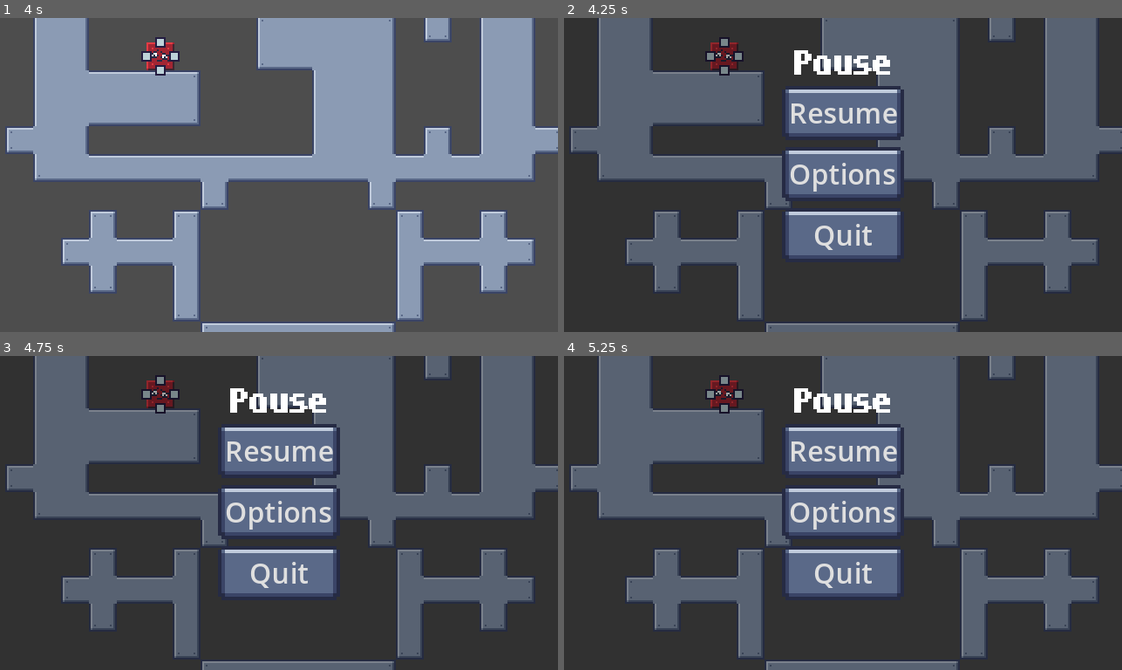
Above: before the commit, frames 1-4 (two rows, left to right).
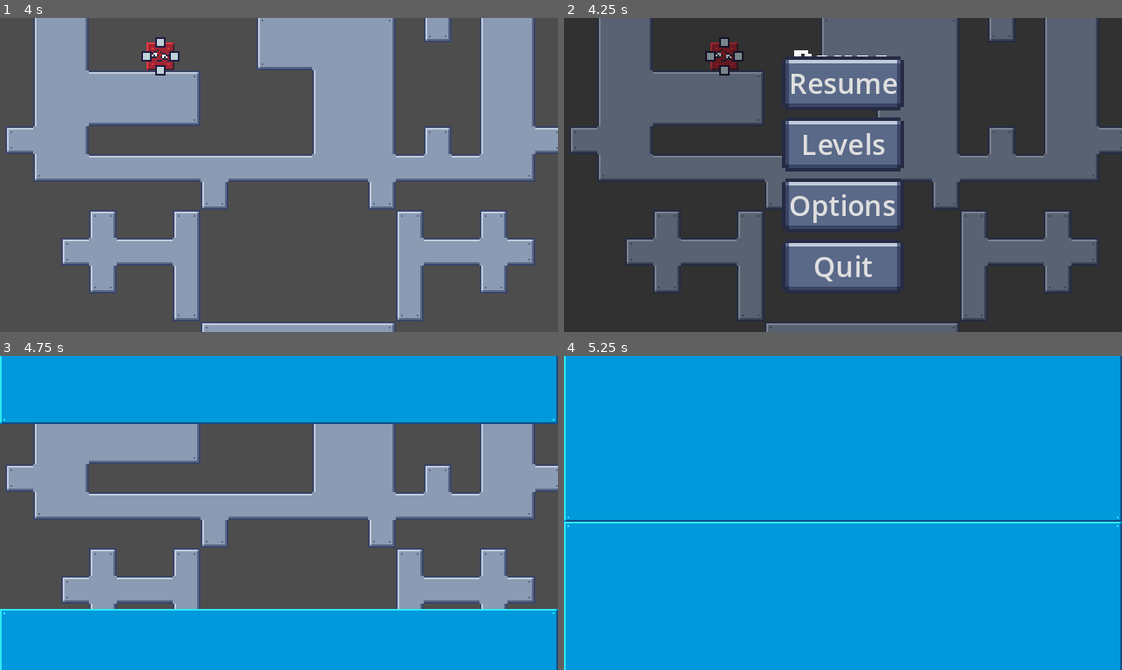
Above: after the commit, the same moments.

Repository: ARKANYOTA/globs
Game: Godot game, scene res://scenes/main.tscn
Same seed, same stepped clock (60 frames per second), same inputs: the game is played once before the commit and once after it.
Inputs (mouse positions are in pixels of both pictures, inside the frame that each line leads up to):
- Up to frame 1 (4 s): tap Enter (ui_accept) at 0.5, 0.77, 1.25, 1.52, 3.02, 3.77 s; move the mouse to (401, 159) at 0.52 s; press the mouse at (401, 159) at 0.53 s; hold Right (ui_right) 0.53-2.03 s; move the mouse to (167, 190) at 1.27 s; release the mouse at (167, 190) at 1.28 s; tap V (removeme2_nolan_usge_to_change_scene) at 1.35, 2.85 s; move the mouse to (334, 105) at 2.02 s; press the mouse at (334, 105) at 2.03 s; hold Left (ui_left) 2.03-2.78 s; move the mouse to (161, 55) at 2.77 s; release the mouse at (161, 55) at 2.78 s; hold Right (ui_right) from 2.78 s (still down); press the mouse at (161, 55) at 3.53 s
- Up to frame 2 (4.25 s): keep holding Right (ui_right); tap Escape (pause) at 4.15 s
- Up to frame 3 (4.75 s): release Right (ui_right) at 4.25 s; release the mouse at (161, 393) at 4.25 s; click (279, 481) at 4.25 s, where only the run after the commit has a clickable "Levels"
- Up to frame 4 (5.25 s): move the mouse to (675, 465) at 5.02 s; hold Left (ui_left) from 5.03 s (still down); tap V (removeme2_nolan_usge_to_change_scene) at 5.1 s

Frame 1 is identical in both runs. In frame 2, 11% of the frame differs, in the area x 39-61%, y 12-87%; in frame 3, 100%; in frame 4, 100%, in the area x 0-100%, y 0-100%.
Error in both runs: Assertion failed: Levvel out of bounds (res://scripts/autoload/level_data.gd:13)

Commit message:
levels menu

Diff:
--- a/scenes/pause_menu.tscn
+++ b/scenes/pause_menu.tscn
@@ -82,6 +82,22 @@
 theme_override_styles/normal = ExtResource("3_7plsw")
 text = "Resume"
 
+[node name="Levels" type="Button" parent="MarginContainer/VBoxContainer"]
+layout_mode = 2
+size_flags_vertical = 4
+theme_override_styles/focus = SubResource("StyleBoxEmpty_dge07")
+theme_override_styles/disabled_mirrored = SubResource("StyleBoxEmpty_mrjtd")
+theme_override_styles/disabled = SubResource("StyleBoxEmpty_lmddy")
+theme_override_styles/hover_pressed_mirrored = SubResource("StyleBoxEmpty_5rjmr")
+theme_override_styles/hover_pressed = ExtResource("3_7plsw")
+theme_override_styles/hover_mirrored = SubResource("StyleBoxEmpty_8mypg")
+theme_override_styles/hover = ExtResource("3_7plsw")
+theme_override_styles/pressed_mirrored = SubResource("StyleBoxEmpty_4q584")
+theme_override_styles/pressed = ExtResource("3_7plsw")
+theme_override_styles/normal_mirrored = SubResource("StyleBoxEmpty_lhtys")
+theme_override_styles/normal = ExtResource("3_7plsw")
+text = "Levels"
+
 [node name="Options" type="Button" parent="MarginContainer/VBoxContainer"]
 layout_mode = 2
 size_flags_vertical = 4
@@ -117,5 +133,6 @@
 "
 
 [connection signal="pressed" from="MarginContainer/VBoxContainer/Resume" to="." method="_on_resume_pressed"]
+[connection signal="pressed" from="MarginContainer/VBoxContainer/Levels" to="." method="_on_levels_pressed"]
 [connection signal="pressed" from="MarginContainer/VBoxContainer/Options" to="." method="_on_options_pressed"]
 [connection signal="pressed" from="MarginContainer/VBoxContainer/Quit" to="." method="_on_quit_pressed"]
--- a/scripts/pause_menu.gd
+++ b/scripts/pause_menu.gd
@@ -11,3 +11,8 @@
 
 func _on_options_pressed():
 	main.set_menu_by_name("OptionsMenu")
+
+
+func _on_levels_pressed():
+	main.exit_menu()
+	SceneTransitionAutoLoad.change_scene_with_transition("res://scenes/level_select.tscn")
